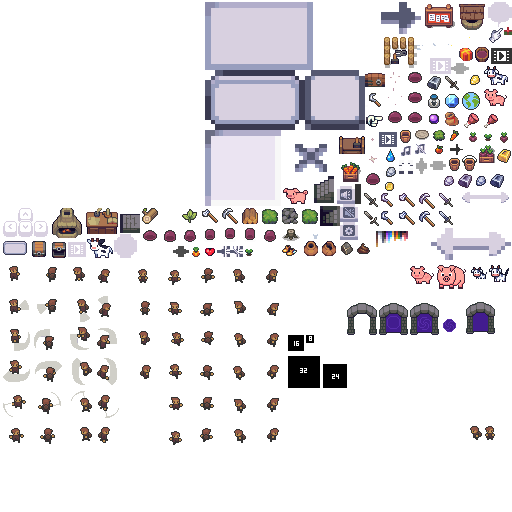
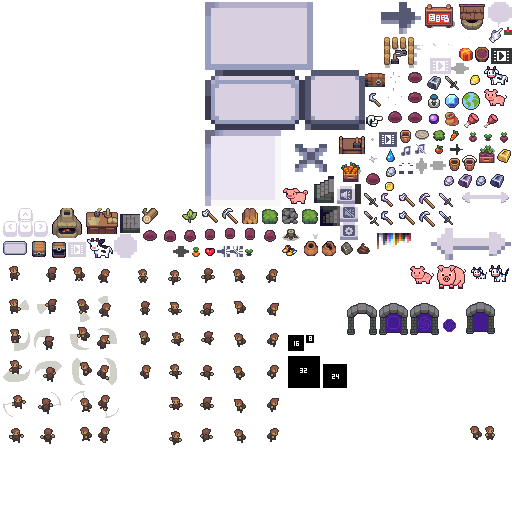
Layered file, before and after one edit (512px x 512px). Changes by layer:
painted on "палитра" over box(376, 231, 411, 249)
